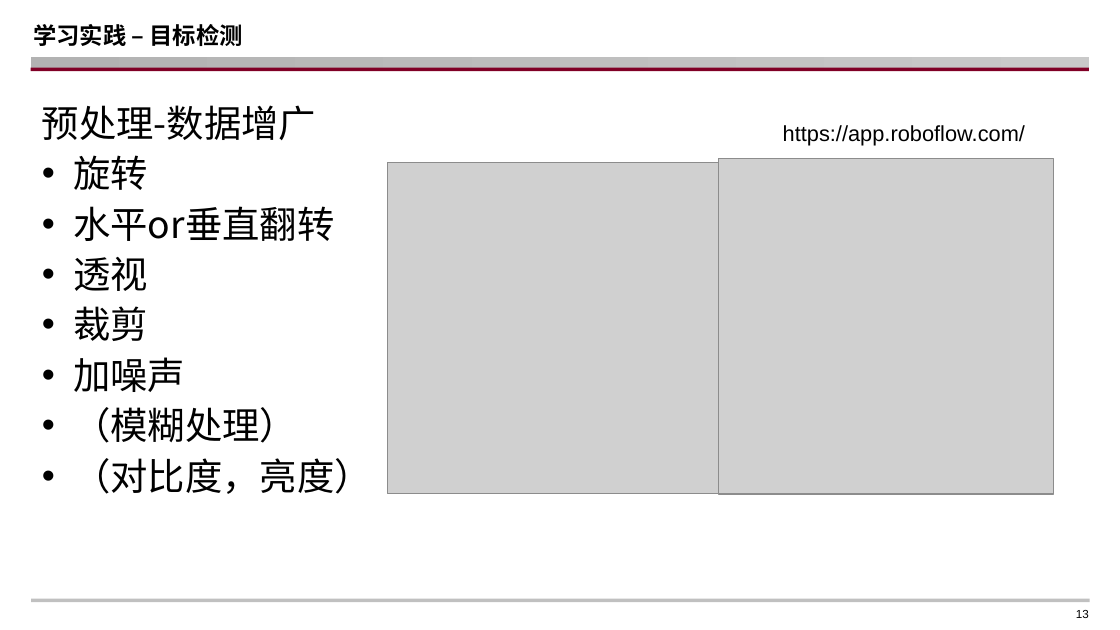
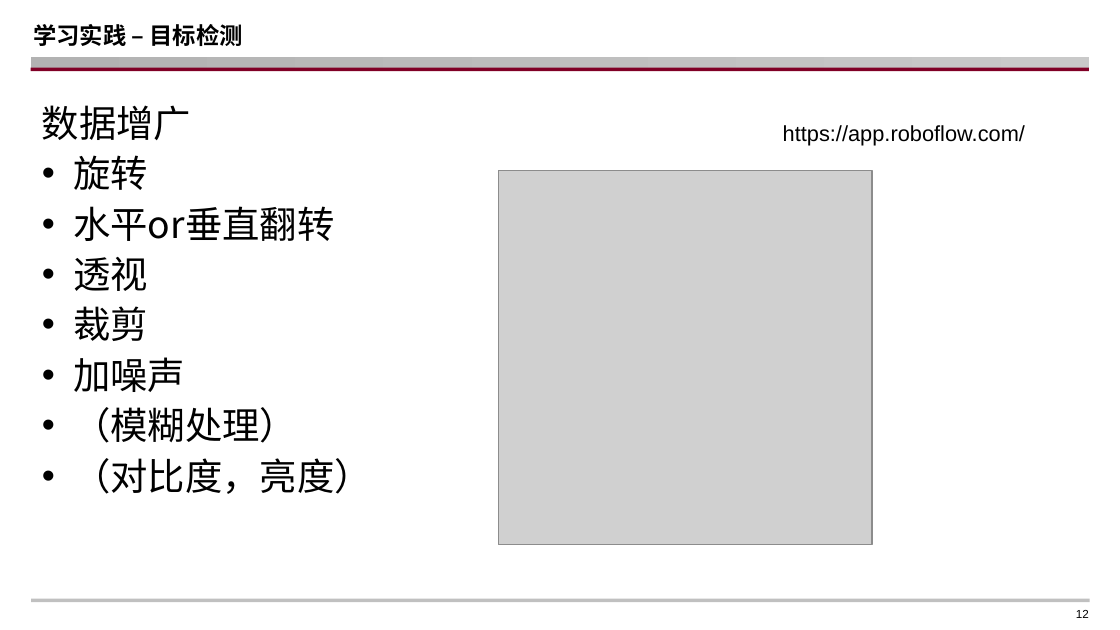
Before and after one commit to WSpie/Tour_plan_Flask, a slide deck: slide 12 of Internship_presentation_LipaiHuang.pptx (slide 13 before the commit). Drawn at 1120x630 pixels with LibreOffice and Linux fonts; fonts in the diff are those of the drawing; grey boxes stand for pictures; background and template pictures are left out. Boxes give left, top, right and bottom in pixels: in the first picture for what was removed or moved away, otherwise in the second. Text is boxed around its words. In the diff, an @@ line names an element or a change of style, - is before the commit and + after.

```diff
--- a/Internship_presentation_LipaiHuang.pptx
+++ b/Internship_presentation_LipaiHuang.pptx
@@ text at (42, 105, 191, 140): text changed @@
-预处理-数据增广
+数据增广
@@ picture: place and size @@
-picture at (388, 162, 718, 493)
+picture at (498, 171, 872, 545)
@@ picture removed at (719, 159, 1054, 494) @@
@@ page number at (1076, 610, 1089, 618): text changed @@
-13
+12
```
Also in this commit, not shown: 7 other slides changed, 1 slide added, 3 slides removed.
